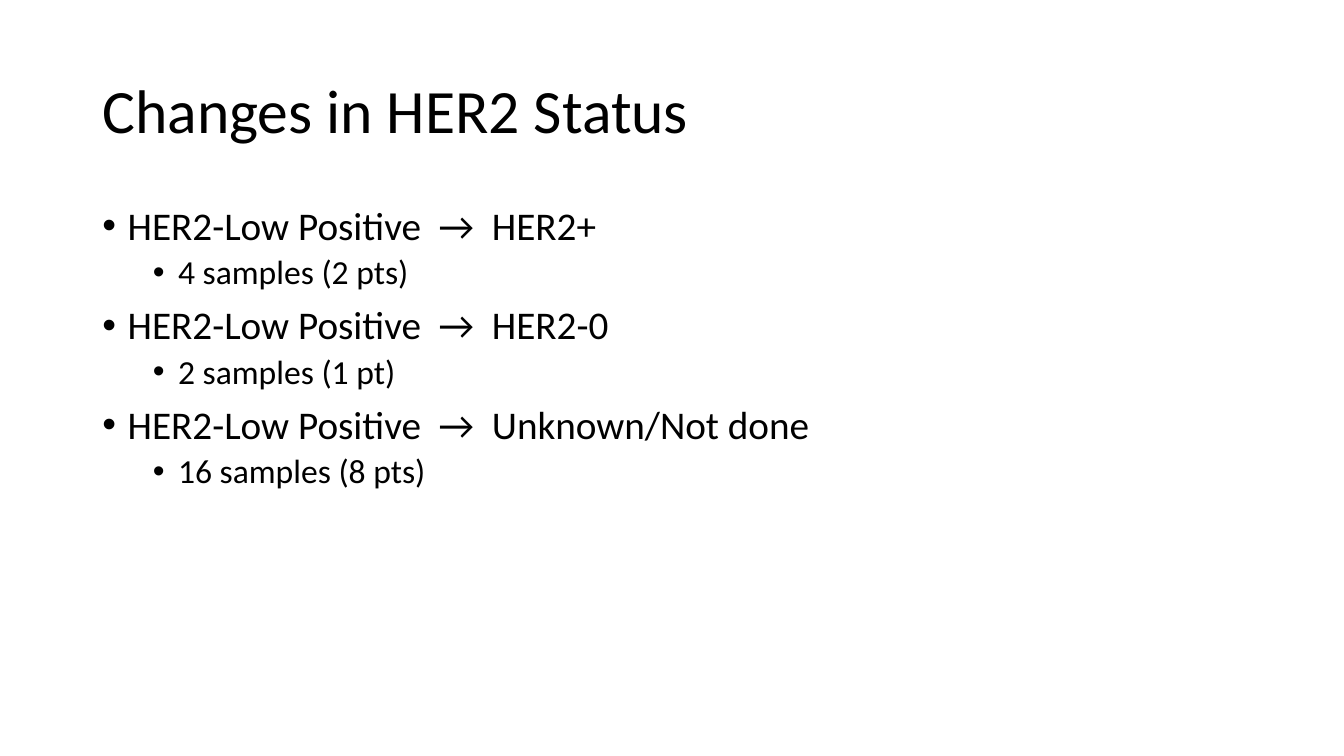
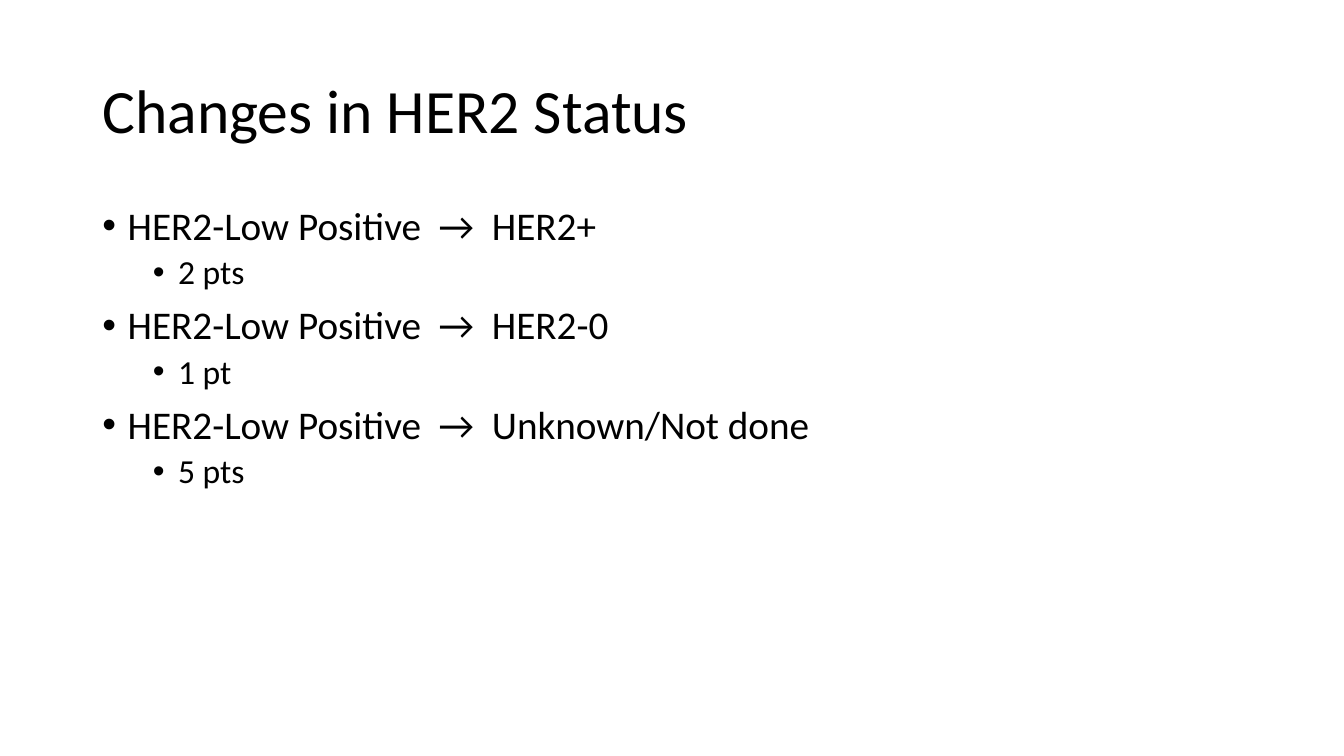
Before and after one commit to PatrickT75/BCBM_TMA_GeoMx, a slide deck: slide 7 of presentations/BCBM Subtype Analysis.pptx. Drawn at 1344x756 pixels with LibreOffice and Linux fonts; fonts in the diff are those of the drawing. Boxes give left, top, right and bottom in pixels: in the first picture for what was removed or moved away, otherwise in the second. Text is boxed around its words. In the diff, an @@ line names an element or a change of style, - is before the commit and + after.

```diff
--- a/presentations/BCBM Subtype Analysis.pptx
+++ b/presentations/BCBM Subtype Analysis.pptx
@@ text at [178,262,245,290]: text changed @@
-  • 4 samples (2 pts)
+  • 2 pts
@@ text at [178,362,232,390]: text changed @@
-  • 2 samples (1 pt)
+  • 1 pt
@@ text at [178,461,245,489]: text changed @@
-  • 16 samples (8 pts)
+  • 5 pts
```
Also in this commit, not shown: 5 other slides changed, 5 other files.
